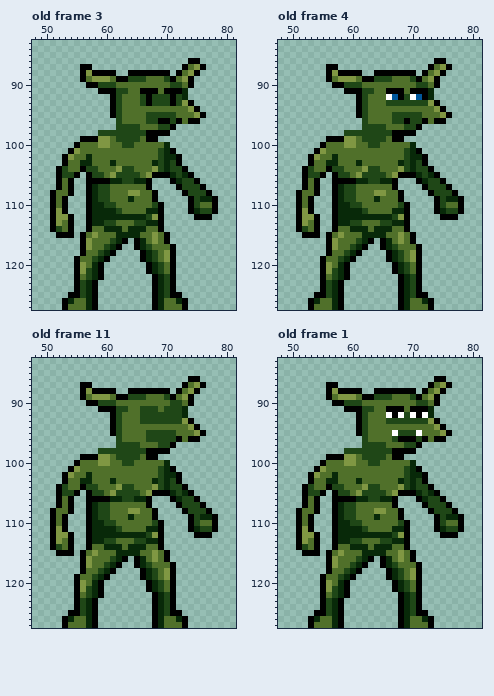
One commit to this pixel-art file: 资源/生物/哥布林/哥布林.aseprite. The picture above was drawn from the file before the commit.
128x128 pixels, 20 frames. Shown: old frame 3: x 48..81, y 83..127; old frame 4: x 48..81, y 83..127; old frame 11: x 48..81, y 83..127; old frame 1: x 48..81, y 83..127.
The same view after the edit:
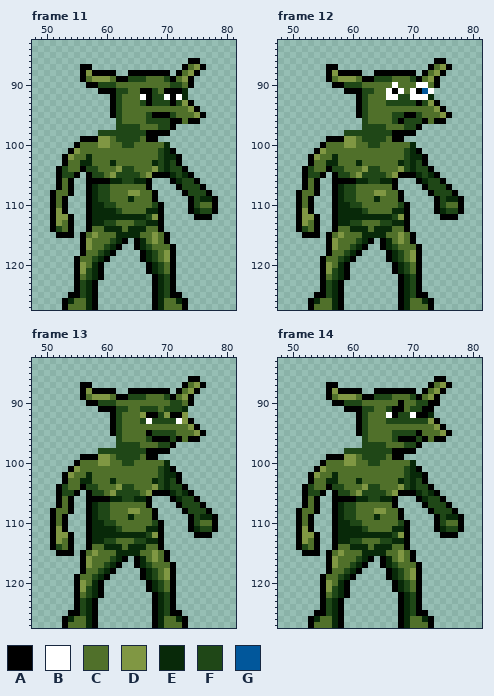
Palette (. is transparent): A #000000  B #ffffff  C #50702a  D #809743  E #082909  F #1f4717  G #01579b
A new or re-ordered frame is compared with the old frame closest to it.
Edits made:
frames 20 -> 24
--- frame 11 is new; against old frame 3, layers "Mouth_1", "Eye_1"
@@ x 64..74 @@
  90 CCCCCCCFFCA
- 91 CCAAACAAAE.
- 92 CCFAFFFAFE.
+ 91 CCAAFCAAAE.
+ 92 CCBAFFBABE.
  93 CCFAFFFAFDA
  94 CCCCCCCCCCD
- 95 CCCFFFFFCCC
- 96 CCCFFAAFACA
+ 95 CCCFAAAFCCC
+ 96 CCCFFFFAACA
  97 FFCCCFFA...
--- frame 12 is new; against old frame 4, layers "Mouth_1", "Eye_1"
@@ x 64..75 @@
  89 FFFCCCFACDA.
- 90 CCCCCCCFFCA.
- 91 CCAAACAAAE..
- 92 CCBGAFBGAE..
- 93 CCFFFFFFFDA.
+ 90 CCCBCCCBBCA.
+ 91 CCBABCBAGB..
+ 92 CCBBFFBBBE..
+ 93 CCFFFFFAFDA.
  94 CCCCCCCCCCDA
- 95 CCCFFFFFCCCD
- 96 CCCFFAFFACAA
+ 95 CCCFFAAFCCCD
+ 96 CCCFAFFFACAA
  97 FFCCCFFA....
--- frame 13 is new; against old frame 11, layers "Mouth_1", "Eye_1"
@@ x 64..75 @@
  91 CCFFFCFFFE..
- 92 CCFFFFFFFE..
- 93 CCFFFFFFFDA.
+ 92 CCDAAFDAAD..
+ 93 CCFBFFFFBDA.
  94 CCCCCCCCCCDA
- 95 CCCFFFFFCCCD
- 96 CCCFFFFFACAA
+ 95 CCCAFFFFCCCD
+ 96 CCCFAAAFACAA
  97 FFCCCFFA....
--- frame 14 is new; against old frame 1, layers "Mouth_1", "Eye_1"
@@ x 64..75 @@
  89 FFFCCCFACDA.
- 90 CCCCCCCFFCA.
- 91 CCAAACAAAE..
- 92 CCBABFBABE..
+ 90 CCCCACCFFAA.
+ 91 CCFAACFFAA..
+ 92 CCBAFFBAAE..
  93 CCFFFFFFFDA.
  94 CCCCCCCCCCDA
- 95 CCCBFFFBCCCD
+ 95 CCCFFFFACCCD
  96 CCCFAAAFACAA
Boxes around the changes in both pictures, in picture pixels (x1, y1, x2, y2):
changed: (140, 88, 182, 124)
changed: (386, 82, 434, 124)
changed: (140, 412, 188, 442)
changed: (386, 400, 434, 436)
